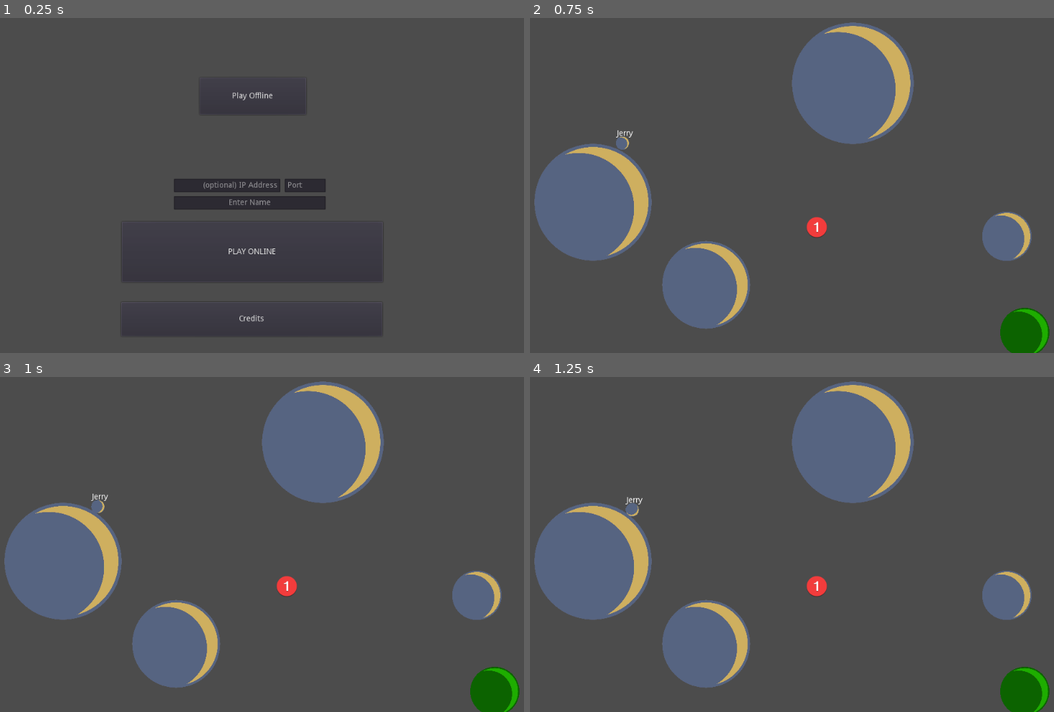
Above: before the commit, frames 1-4 (two rows, left to right).
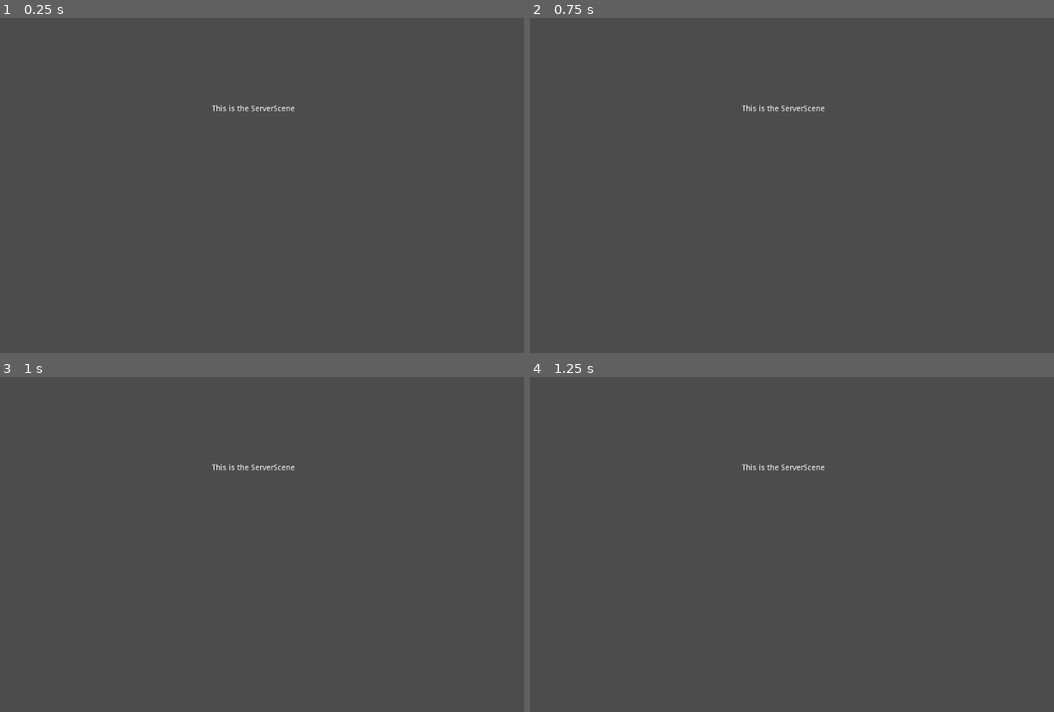
Above: after the commit, the same moments.

Repository: Athakaspen/SpaceGolf
Game: Godot game, scene res://Scenes/MyNetworking/InitScene.tscn
The game is run twice, just before and just after one commit, with the same random seed, the same clock (stepped at 60 frames per second) and the same inputs.
Inputs (mouse positions are in pixels of both pictures, inside the frame that each line leads up to):
- Up to frame 1 (0.25 s): no input
- Up to frame 2 (0.75 s): click (781, 95) at 0.5 s, where only the run before the commit has a clickable "Play Offline"
- Up to frame 3 (1 s): no input
- Up to frame 4 (1.25 s): no input

The runs differ from the first frame. In frame 1, 2.5% of the frame differs, in the area x 33-63%, y 22-91%; in frame 2, 19%; in frame 3, 19%; in frame 4, 19%, in the area x 0-100%, y 1-100%.

Commit message:
Sunday Night

Diff:
--- a/LevelObjects/Planet_Static.tscn
+++ b/LevelObjects/Planet_Static.tscn
@@ -7,7 +7,7 @@
 bounce = 0.2
 
 [sub_resource type="CircleShape2D" id=5]
-radius = 44.0
+radius = 80.0
 
 [sub_resource type="CircleShape2D" id=2]
 radius = 1395.05
--- a/Scenes/MyNetworking/LobbyInstance.tscn
+++ b/Scenes/MyNetworking/LobbyInstance.tscn
@@ -59,6 +59,7 @@
 
 remotesync func erase_player(other_player_id):
 	if players.has(other_player_id):
+		Notifications.notify(\"%s (%s) has left.\" % [players[other_player_id][\"name\"], other_player_id])
 # warning-ignore:return_value_discarded
 		players.erase(other_player_id)
 	var panel = $PlayerPanelHolder.get_node_or_null(str(other_player_id))
@@ -100,18 +101,18 @@
 anchor_bottom = 1.0
 
 [node name="StartGame" type="Button" parent="."]
-margin_left = 700.0
-margin_top = 478.0
-margin_right = 893.0
-margin_bottom = 552.0
+margin_left = 526.0
+margin_top = 477.0
+margin_right = 719.0
+margin_bottom = 551.0
 disabled = true
 text = "Start Game"
 
 [node name="LeaveLobby" type="Button" parent="."]
-margin_left = 183.0
-margin_top = 474.0
-margin_right = 376.0
-margin_bottom = 548.0
+margin_left = 304.0
+margin_top = 477.0
+margin_right = 497.0
+margin_bottom = 551.0
 text = "Leave Lobby"
 
 [connection signal="pressed" from="StartGame" to="." method="_on_StartGame_pressed"]
--- a/Scenes/MyNetworking/LobbyPanel.tscn
+++ b/Scenes/MyNetworking/LobbyPanel.tscn
@@ -34,13 +34,13 @@
 margin_bottom = 43.0
 
 [node name="ID" type="Label" parent="HBoxContainer"]
+visible = false
 margin_top = 11.0
 margin_right = 53.0
 margin_bottom = 25.0
 text = "LobbyID"
 
 [node name="Name" type="Label" parent="HBoxContainer"]
-margin_left = 57.0
 margin_top = 11.0
 margin_right = 570.0
 margin_bottom = 25.0
--- a/Scenes/MyNetworking/Notifications.tscn
+++ b/Scenes/MyNetworking/Notifications.tscn
@@ -26,6 +26,7 @@
 
 func notify(text):
 	notifications.push_back(text)
+
 "
 
 [node name="NOTIFICATION" type="Panel"]
@@ -52,6 +53,3 @@
 valign = 1
 autowrap = true
 clip_text = true
-__meta__ = {
-"_edit_use_anchors_": false
-}
--- a/Scripts/Ball.gd
+++ b/Scripts/Ball.gd
@@ -14,6 +14,9 @@
 var LINE_SCALE = 0.5
 
 var GAME
+
+var MY_GRAVITY_BIT = 8
+var GLOBAL_GRAVITY_BIT = 2
 
 # Called when the node enters the scene tree for the first time.
 func _ready():
@@ -77,13 +80,13 @@
 	if isGrounded == true and curPlanet == body:
 		isGrounded = false
 #		print("taking off")
-		curPlanet.get_node("GravityArea").set_collision_layer_bit(3, false)
-		set_collision_mask_bit(2, true)
-		set_collision_mask_bit(3, false)
+		curPlanet.get_node("GravityArea").set_collision_layer_bit(MY_GRAVITY_BIT, false)
+		set_collision_mask_bit(GLOBAL_GRAVITY_BIT, true)
+		set_collision_mask_bit(MY_GRAVITY_BIT, false)
 
 func _on_Timer_timeout():
 #	print("landed")
 	isGrounded = true
-	curPlanet.get_node("GravityArea").set_collision_layer_bit(3, true)
-	set_collision_mask_bit(2, false)
-	set_collision_mask_bit(3, true)
+	curPlanet.get_node("GravityArea").set_collision_layer_bit(MY_GRAVITY_BIT, true)
+	set_collision_mask_bit(GLOBAL_GRAVITY_BIT, false)
+	set_collision_mask_bit(MY_GRAVITY_BIT, true)
--- a/Scripts/MyNetworking/GameInstance.gd
+++ b/Scripts/MyNetworking/GameInstance.gd
@@ -23,11 +23,14 @@
 	Notifications.notify("Level Loaded")
 
 puppetsync func spawn_players():
+	var grav_bit = 8
 	for id in players.keys():
 		var ball = PLAYER_SCENE.instance()
 		ball.name = str(id)
 		ball.setName(players[id]["name"])
 		ball.position = spawn_point
+		ball.MY_GRAVITY_BIT = grav_bit
+		grav_bit += 1
 		ball.set_network_master(id)
 		$PLAYERS.add_child(ball)
 
@@ -37,6 +40,26 @@
 	newPlayer.setColor(color)
 	$PLAYERS.add_child(newPlayer)
 
+func on_player_left(other_player_id):
+	# Only called by server
+	if is_network_master():
+		erase_player(other_player_id)
+		if players.size() == 0:
+			print("Game Empty, deleting")
+			self.queue_free()
+			return
+		for id in players.keys():
+			rpc_id(id, "erase_player", other_player_id)
+
+remotesync func erase_player(other_player_id):
+	if players.has(other_player_id):
+		print("PLAYER DISCONNECTED")
+		Notifications.notify("%s (%s) has disconnected." % [players[other_player_id]["name"], other_player_id])
+# warning-ignore:return_value_discarded
+		players.erase(other_player_id)
+	var ball = $PLAYERS.get_node_or_null(str(other_player_id))
+	if ball != null:
+		ball.queue_free()
 
 # Called every frame. 'delta' is the elapsed time since the previous frame.
 #func _process(delta):
--- a/Scripts/MyNetworking/NetworkManager.gd
+++ b/Scripts/MyNetworking/NetworkManager.gd
@@ -5,7 +5,7 @@
 const DEFAULT_IP = '3.15.188.170'
 const DEFAULT_PORT = 24601
 const DEFAULT_MAX_PLAYERS = 64
-const DEFAULT_CONNECTION_TYPE = "client"
+const DEFAULT_CONNECTION_TYPE = "server"
 const SERVER_ID = 1
 
 var isConnected = false
@@ -143,6 +143,10 @@
 			if other_player_id in lobby.players.keys():
 				lobby.on_player_left(other_player_id)
 				break
+		for game in GameService.get_children():
+			if other_player_id in game.players.keys():
+				game.on_player_left(other_player_id)
+				break
 		if players.has(other_player_id):
 			players.erase(other_player_id)
 	# server disconnect (i dont think this works)
